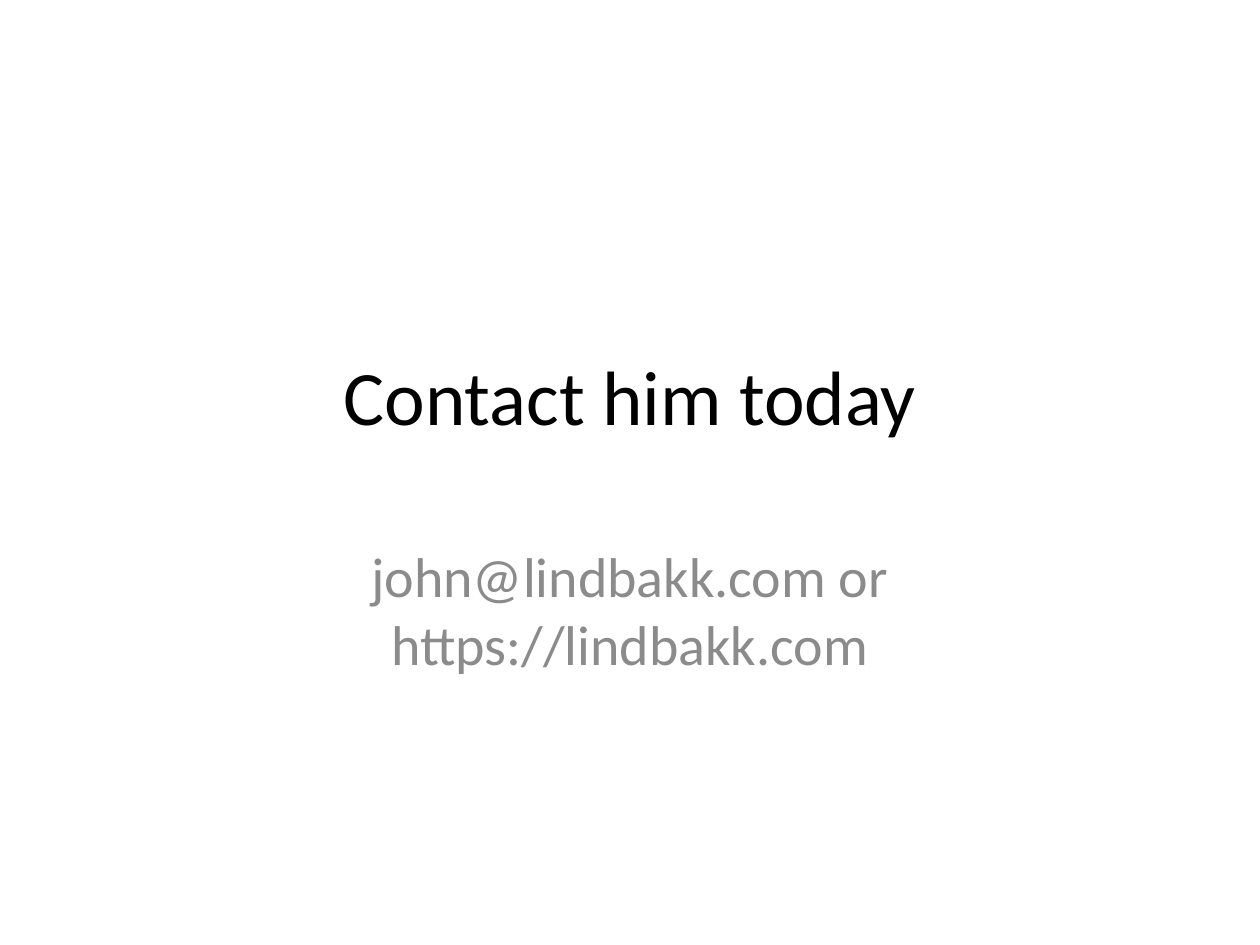
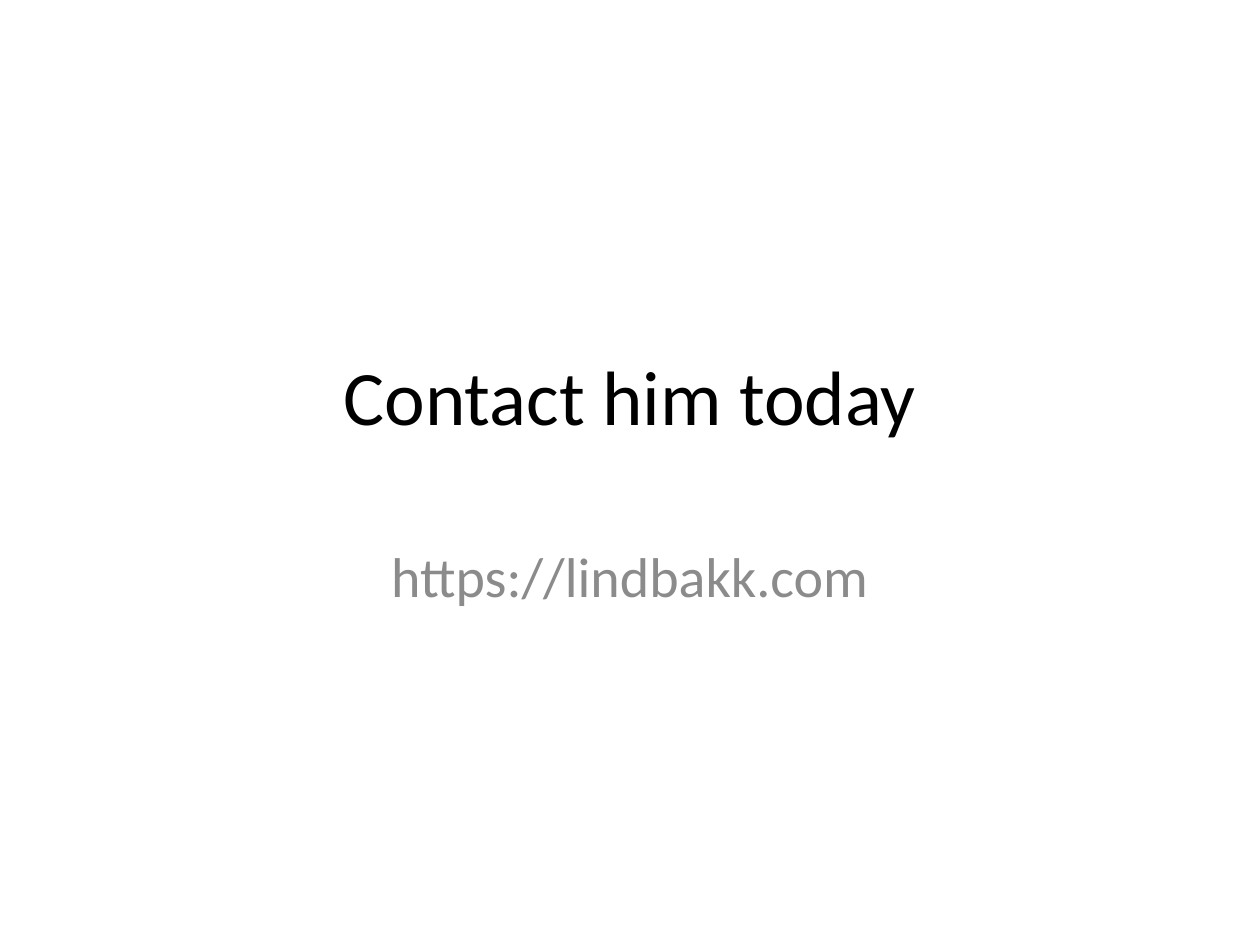
Before and after one commit to atomfinger/resume, a slide deck: slide 9 of resume.pptx. Drawn at 1260x945 pixels with LibreOffice and Linux fonts; fonts in the diff are those of the drawing. Boxes give left, top, right and bottom in pixels: in the first picture for what was removed or moved away, otherwise in the second. Text is boxed around its words. In the diff, an @@ line names an element or a change of style, - is before the commit and + after.

```diff
--- a/resume.pptx
+++ b/resume.pptx
@@ subtitle at [391, 558, 868, 606]: text changed @@
-john@lindbakk.com or https://lindbakk.com
+https://lindbakk.com
```
Also in this commit, not shown: 12 other files.
